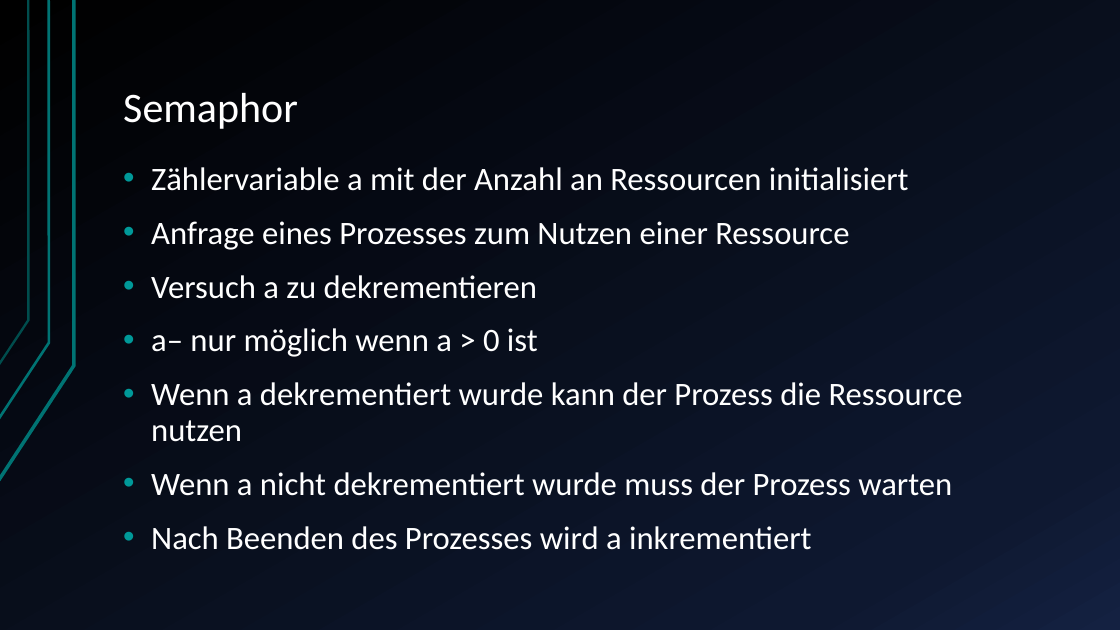
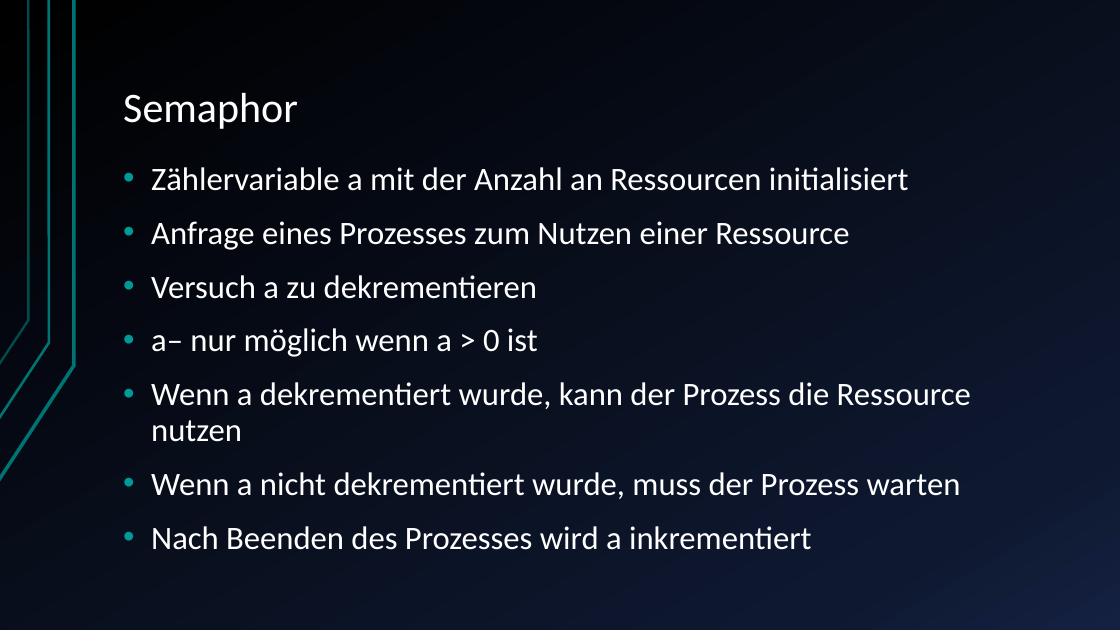
Before and after one commit to JuSteif/Parallelisierung, a slide deck: slide 12 of Ausblick Parallelisierung von Prozessen.pptx. Drawn at 1120x630 pixels with LibreOffice and Linux fonts; fonts in the diff are those of the drawing. Boxes give left, top, right and bottom in pixels: in the first picture for what was removed or moved away, otherwise in the second. Text is boxed around its words. In the diff, an @@ line names an element or a change of style, - is before the commit and + after.

```diff
--- a/Ausblick Parallelisierung von Prozessen.pptx
+++ b/Ausblick Parallelisierung von Prozessen.pptx
@@ text at (x1=151, y1=382, x2=971, y2=499): text changed @@
-• Wenn a dekrementiert wurde kann der Prozess die Ressource nutzen
-• Wenn a nicht dekrementiert wurde muss der Prozess warten
+• Wenn a dekrementiert wurde, kann der Prozess die Ressource nutzen
+• Wenn a nicht dekrementiert wurde, muss der Prozess warten
```
Also in this commit, not shown: 10 other slides changed, 1 other file.
